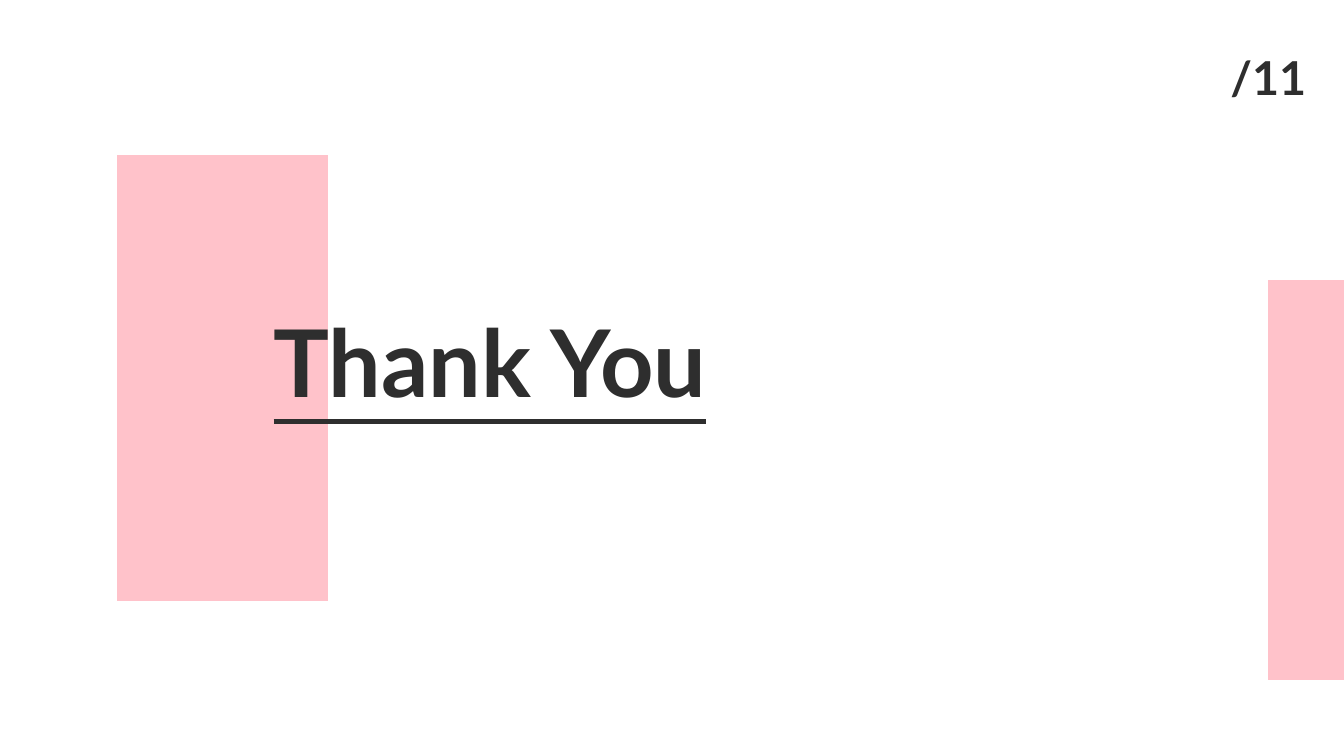
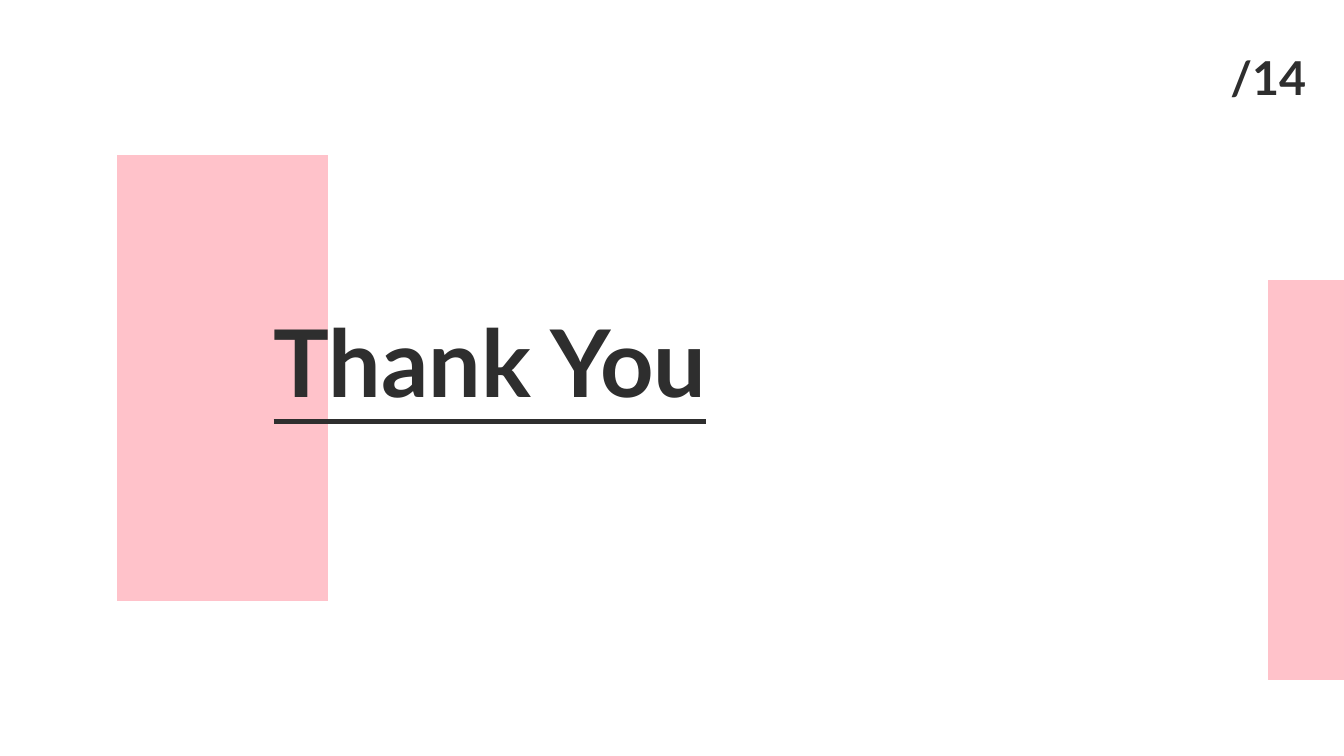
Before and after one commit to SadiaImran/PodVerse, a slide deck: slide 18 of docs/SRS/PodVerse-SRS-PPT.pptx. Drawn at 1344x756 pixels with LibreOffice and Linux fonts; fonts in the diff are those of the drawing. Boxes give left, top, right and bottom in pixels: in the first picture for what was removed or moved away, otherwise in the second. Text is boxed around its words. In the diff, an @@ line names an element or a change of style, - is before the commit and + after.

```diff
--- a/docs/SRS/PodVerse-SRS-PPT.pptx
+++ b/docs/SRS/PodVerse-SRS-PPT.pptx
@@ text at <box>1230,60,1306,98</box>: text changed @@
-/11
+/14
```
Also in this commit, not shown: 15 other slides changed.
